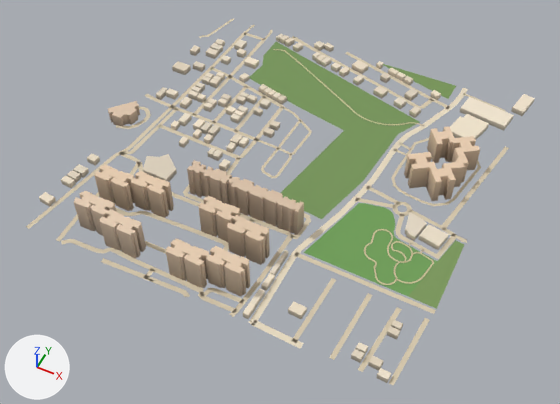
One commit to the glTF model public/assets/bengaluru-region-v1/tiles/t-11_-26-l0.glb: the scene before it, then after it.
The view is the same before and after, from a 50 mm lens placed at (-4936.0, -13413.0, 740.0), pointed at (-5243.0, -12799.0, -27.0). The lights are fixed; the arrows at lower left show +X, +Y and +Z. The first picture is the older version. Vertices at exactly the same position are counted once.

In view in the first picture: 'building', 'ground'.
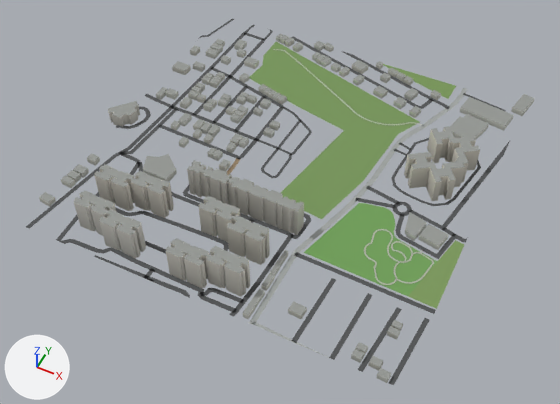
Pixel boxes (x1, y1, x2, y2) of what changed, in the pictures (560 x 404 px; the box of a moved part takes in the faces that stretch with it):
'ground', reshaped: before (26, 18, 509, 386); after (26, 18, 510, 385)
part 1 of me_building, recoloured: (39, 34, 535, 383) in both
part 2 of me_ground, rebuilt (45% wider, 27% taller): before (252, 320, 304, 349); after (253, 321, 329, 358)
part 3 of me_ground, moved or reshaped: before (26, 148, 436, 386); after (26, 148, 436, 385)
part 4 of me_ground, moved or reshaped: before (199, 18, 468, 109); after (199, 18, 467, 109)
part 5 of me_ground, moved or reshaped: before (403, 146, 509, 247); after (403, 141, 510, 247)
part 6 of me_ground, recoloured: (56, 18, 506, 385) in both

What changed in the scene script:
```text
Change me_building:
    used by ob_building; location = (-5500.0, -13000.0, 0.0)
    remove me_building.from_pydata(...)  # 2040 vertices, 2852 faces; spans x -19.0..508.0, y 0.0..518.0, z 0.0..45.0
    add me_building.from_pydata(...)  # 2040 vertices, 3656 faces; spans x -19.0..508.0, y 0.0..518.0, z 0.0..45.0
    me_building part 1: 2852 kept faces spanning x -19.0..508.0, y 0.0..518.0, z 0.0..45.0 get new vertex colours
Change me_ground:
    used by ob_ground; location = (-5500.0, -13000.0, 0.0)
    remove me_ground.from_pydata(...)  # 1317 vertices, 1280 faces; spans x -2.0..503.0, y -4.0..503.0, z 1.0
    add me_ground.from_pydata(...)  # 1336 vertices, 1297 faces; spans x 0.0..500.0, y 0.0..500.0, z 1.0
    me_ground part 2: the loose piece of 8 vertices spanning x 322.0..385.0, y -4.0..7.0, z 1.0 is rebuilt with 12 vertices and now spans x 322.0..421.0, y 0.0..5.0, z 1.0
    me_ground part 3: 55 vertices moved from x 17.0..496.0, y -2.0..228.0, z 1.0 to x 18.0..496.0, y 0.0..228.0, z 1.0; 10 vertices removed from x 11.0..464.0, y -3.0..111.0, z 1.0; 16 vertices added at x 8.0..492.0, y 0.0..111.0, z 1.0
    me_ground part 4: 17 vertices moved from x -2.0..372.0, y 426.0..501.0, z 1.0 to x 0.0..371.0, y 426.0..500.0, z 1.0; 9 vertices removed from x 2.0..416.0, y 431.0..503.0, z 1.0; 14 vertices added at x 0.0..415.0, y 410.0..500.0, z 1.0
    me_ground part 5: 14 vertices moved from x 382.0..497.0, y 222.0..371.0, z 1.0 to x 382.0..496.0, y 221.0..368.0, z 1.0; 6 vertices removed from x 497.0..503.0, y 220.0..407.0, z 1.0; 10 vertices added at x 496.0..500.0, y 220.0..423.0, z 1.0
    me_ground part 6: 917 kept faces spanning x 0.0..498.0, y 0.0..500.0, z 1.0 get new vertex colours; the middle colour goes from beige #d7c9ae to dark grey #535556
    other edits to the shape of me_ground do not show in these pictures
```
